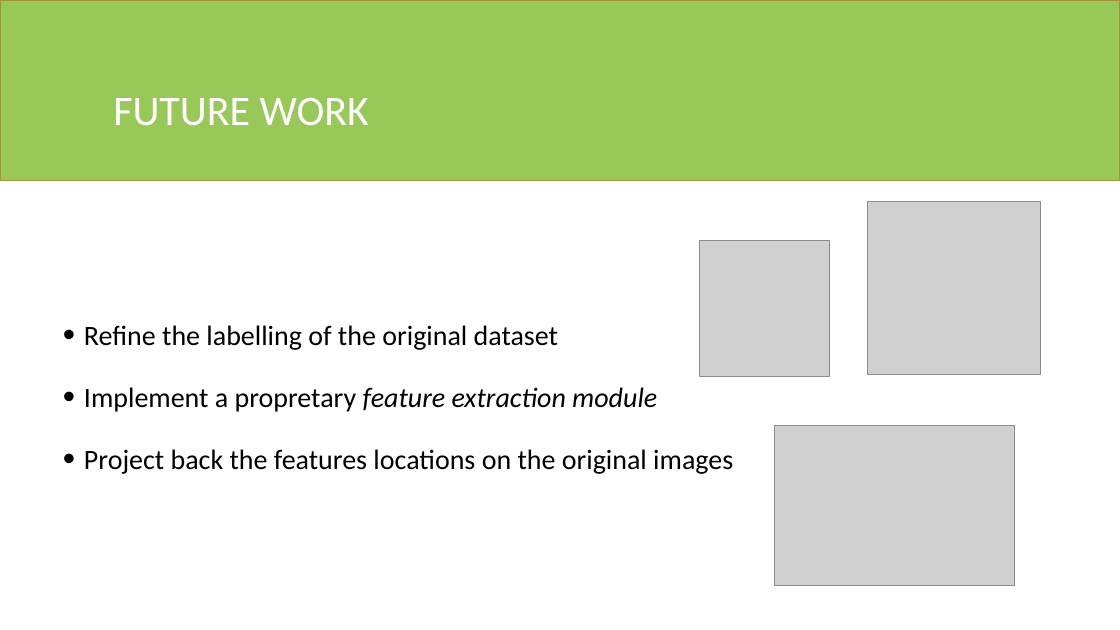
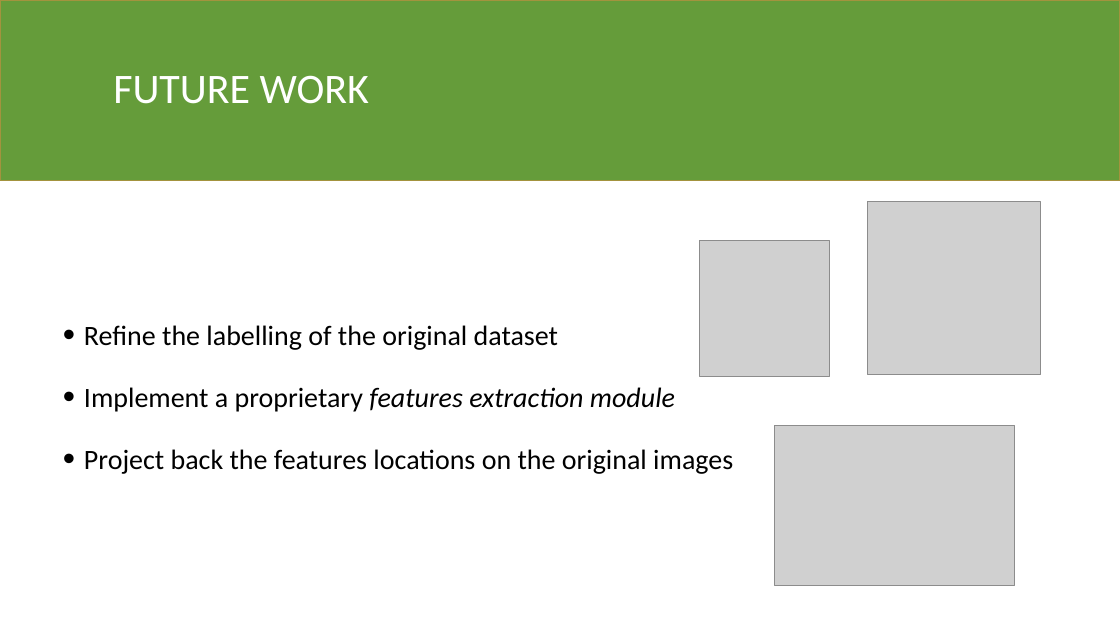
Before and after one commit to fedeloper/Biometrics2021, a slide deck: slide 15 of Facial Keypoints Detector.pptx. Drawn at 1120x630 pixels with LibreOffice and Linux fonts; fonts in the diff are those of the drawing; grey boxes stand for pictures. Boxes give left, top, right and bottom in pixels: in the first picture for what was removed or moved away, otherwise in the second. Text is boxed around its words. In the diff, an @@ line names an element or a change of style, - is before the commit and + after.

```diff
--- a/Facial Keypoints Detector.pptx
+++ b/Facial Keypoints Detector.pptx
@@ rectangle at (x1=0, y1=0, x2=1120, y2=181): fill #98C858 to #659C3A @@
@@ title "FUTURE WORK" moved from (x1=113, y1=98, x2=369, y2=126) to (x1=113, y1=75, x2=369, y2=104) @@
@@ text at (x1=84, y1=387, x2=675, y2=412): text changed @@
-• Implement a propretary feature extraction module
+• Implement a proprietary features extraction module
```
Also in this commit, not shown: 13 other slides changed, 1 slide added, 2 slides removed.
